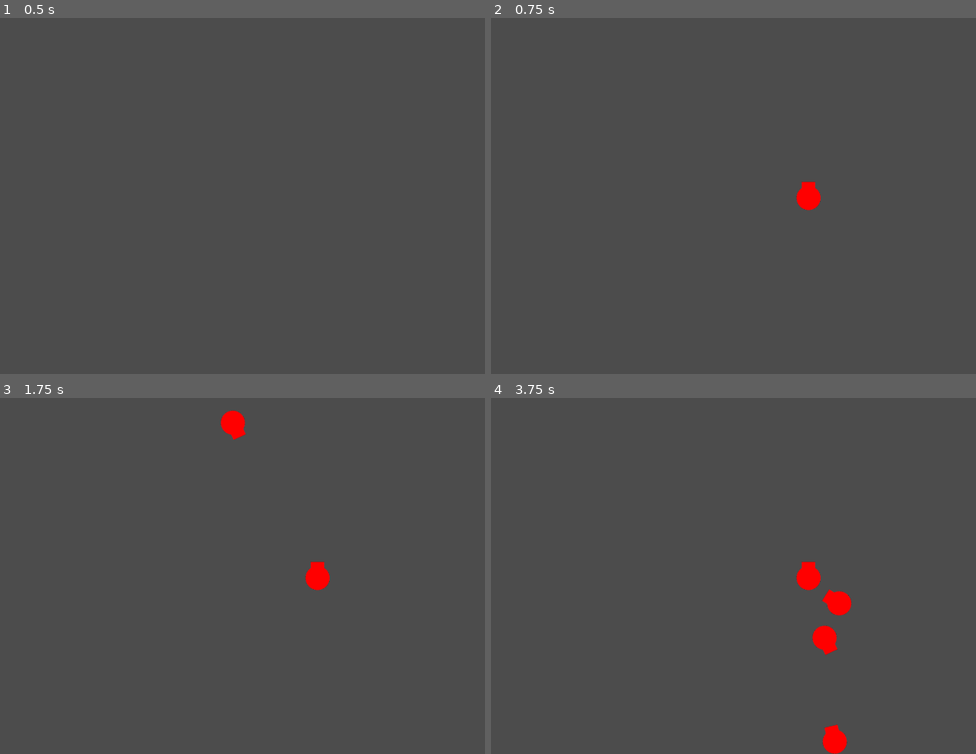
Above: before the commit, frames 1-4 (two rows, left to right).
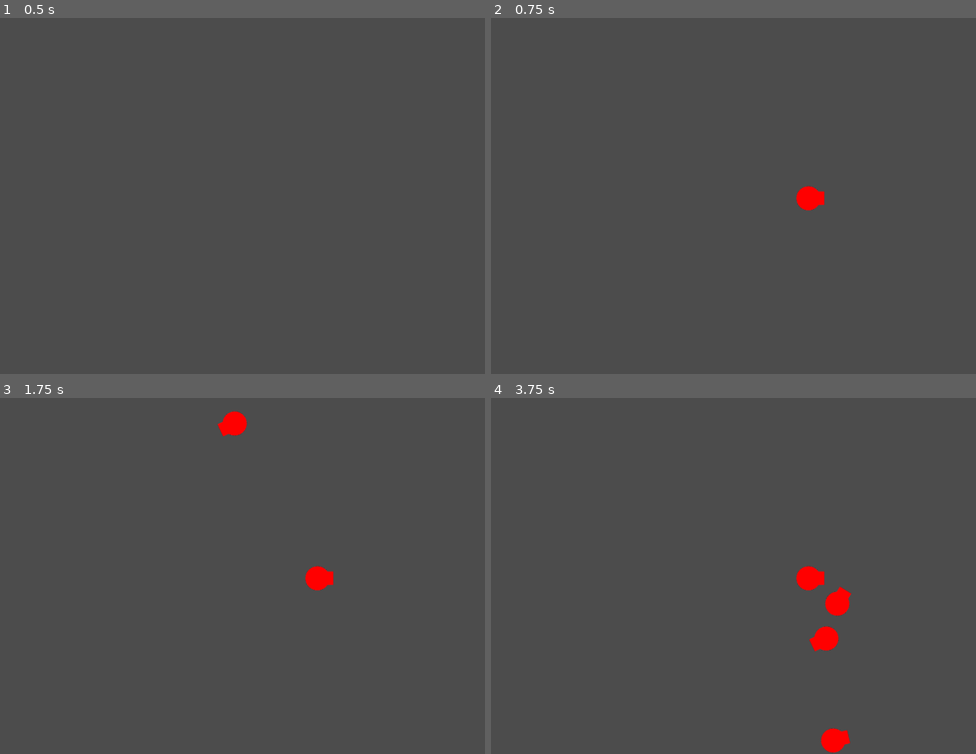
Above: after the commit, the same moments.

Repository: the-g-force/FamJam-March2021
Game: Godot game, scene res://src/SplashScreen.tscn
Same seed, same stepped clock (60 frames per second), same inputs: the game is played once before the commit and once after it.
Inputs (mouse positions are in pixels of both pictures, inside the frame that each line leads up to):
- Up to frame 1 (0.5 s): no input
- Up to frame 2 (0.75 s): tap Enter at 0.5 s; move the mouse to (927, 178) at 0.52 s; click (927, 178) at 0.67 s
- Up to frame 3 (1.75 s): tap Space at 1.25 s; move the mouse to (184, 593) at 1.27 s; click (184, 593) at 1.42 s
- Up to frame 4 (3.75 s): move the mouse to (738, 451) at 2.02 s; click (738, 451) at 2.17 s; move the mouse to (937, 665) at 2.77 s; click (937, 665) at 2.92 s; move the mouse to (outside the picture) at 3.52 s; click (outside the picture) at 3.67 s

Frame 1 is identical in both runs. In frame 2, 0.1% of the frame differs, in the area x 62-69%, y 45-55%; in frame 3, 0.2%; in frame 4, 0.5%, in the area x 62-75%, y 45-100%.

Commit message:
Make turret turn and fire while there is a target
The projectiles do not currently do anything.

Diff:
--- /dev/null
+++ b/project/src/Projectile.gd
@@ -0,0 +1,10 @@
+extends KinematicBody2D
+
+export var speed := 100
+
+func _physics_process(delta):
+	var _ignored := move_and_collide(Vector2.RIGHT.rotated(rotation) * speed * delta)
+
+
+func _on_VisibilityNotifier2D_screen_exited():
+	queue_free()
--- /dev/null
+++ b/project/src/Projectile.tscn
@@ -0,0 +1,20 @@
+[gd_scene load_steps=4 format=2]
+
+[ext_resource path="res://assets/Images/turret.png" type="Texture" id=1]
+[ext_resource path="res://src/Projectile.gd" type="Script" id=2]
+
+[sub_resource type="CircleShape2D" id=1]
+radius = 5.57579
+
+[node name="Projectile" type="KinematicBody2D"]
+script = ExtResource( 2 )
+
+[node name="Sprite" type="Sprite" parent="."]
+scale = Vector2( 0.2, 0.2 )
+texture = ExtResource( 1 )
+
+[node name="CollisionShape2D" type="CollisionShape2D" parent="."]
+shape = SubResource( 1 )
+
+[node name="VisibilityNotifier2D" type="VisibilityNotifier2D" parent="."]
+[connection signal="screen_exited" from="VisibilityNotifier2D" to="." method="_on_VisibilityNotifier2D_screen_exited"]
--- a/project/src/Turret.gd
+++ b/project/src/Turret.gd
@@ -1,7 +1,44 @@
 extends Node2D
 
+const _Projectile := preload("res://src/Projectile.tscn")
+
+# In radians per second
+export var rotation_speed := 0.1
+
 # The node to track toward
-var target : Node2D setget _set_target
+var target : Node2D
 
-func _set_target(value:Node2D)->void:
-	print("My target is now %s" % value)
+
+func _physics_process(_delta):
+	if target == null:
+		return
+
+	var target_rotation := _compute_desired_rotation()
+	var full_amount := _short_angle_dist(rotation, target_rotation)
+	if full_amount < 0:
+		rotate(max(full_amount, -rotation_speed))
+	else:
+		rotate(min(full_amount, rotation_speed))
+
+
+
+func _compute_desired_rotation()->float:
+	var my_global_pos := get_global_transform().origin
+	var target_global_pos := target.get_global_transform().origin
+	var angle_to_target = (target_global_pos- my_global_pos).angle()
+	return angle_to_target
+
+
+# See https://gist.github.com/shaunlebron/8832585
+func _short_angle_dist(from, to)->float:
+	var max_angle = PI * 2
+	var difference = fmod(to - from, max_angle)
+	return fmod(2 * difference, max_angle) - difference
+
+
+func _on_ShotTimer_timeout():
+	if target != null:
+		var projectile := _Projectile.instance()
+		projectile.position = position
+		projectile.rotation = rotation
+		get_parent().add_child(projectile)
--- a/project/src/Turret.tscn
+++ b/project/src/Turret.tscn
@@ -8,4 +8,8 @@
 
 [node name="Sprite" type="Sprite" parent="."]
 texture = ExtResource( 1 )
-offset = Vector2( 0, -3 )
+offset = Vector2( 2, 0 )
+
+[node name="ShotTimer" type="Timer" parent="."]
+autostart = true
+[connection signal="timeout" from="ShotTimer" to="." method="_on_ShotTimer_timeout"]
Binary file changed: project/assets/Images/turret.png
